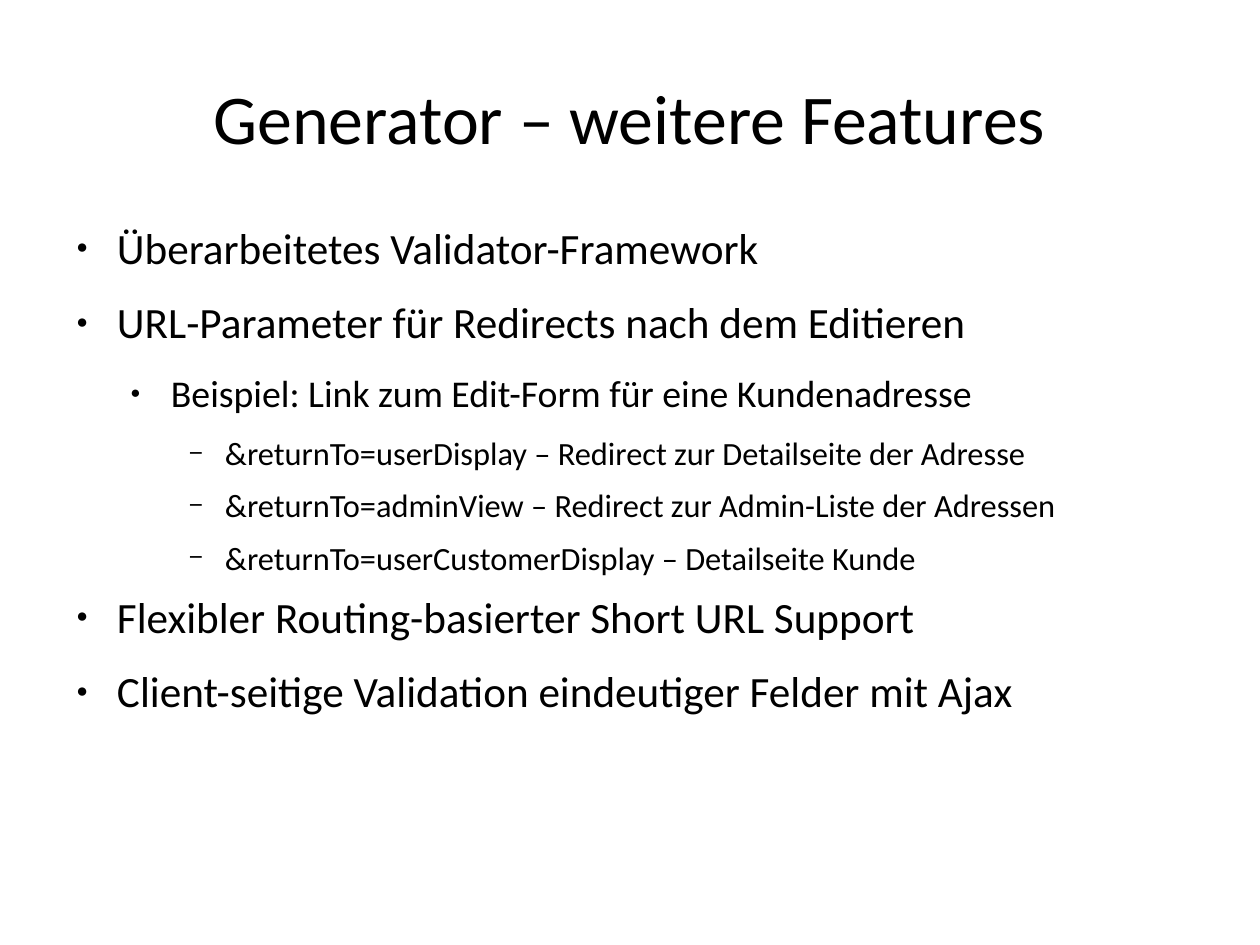
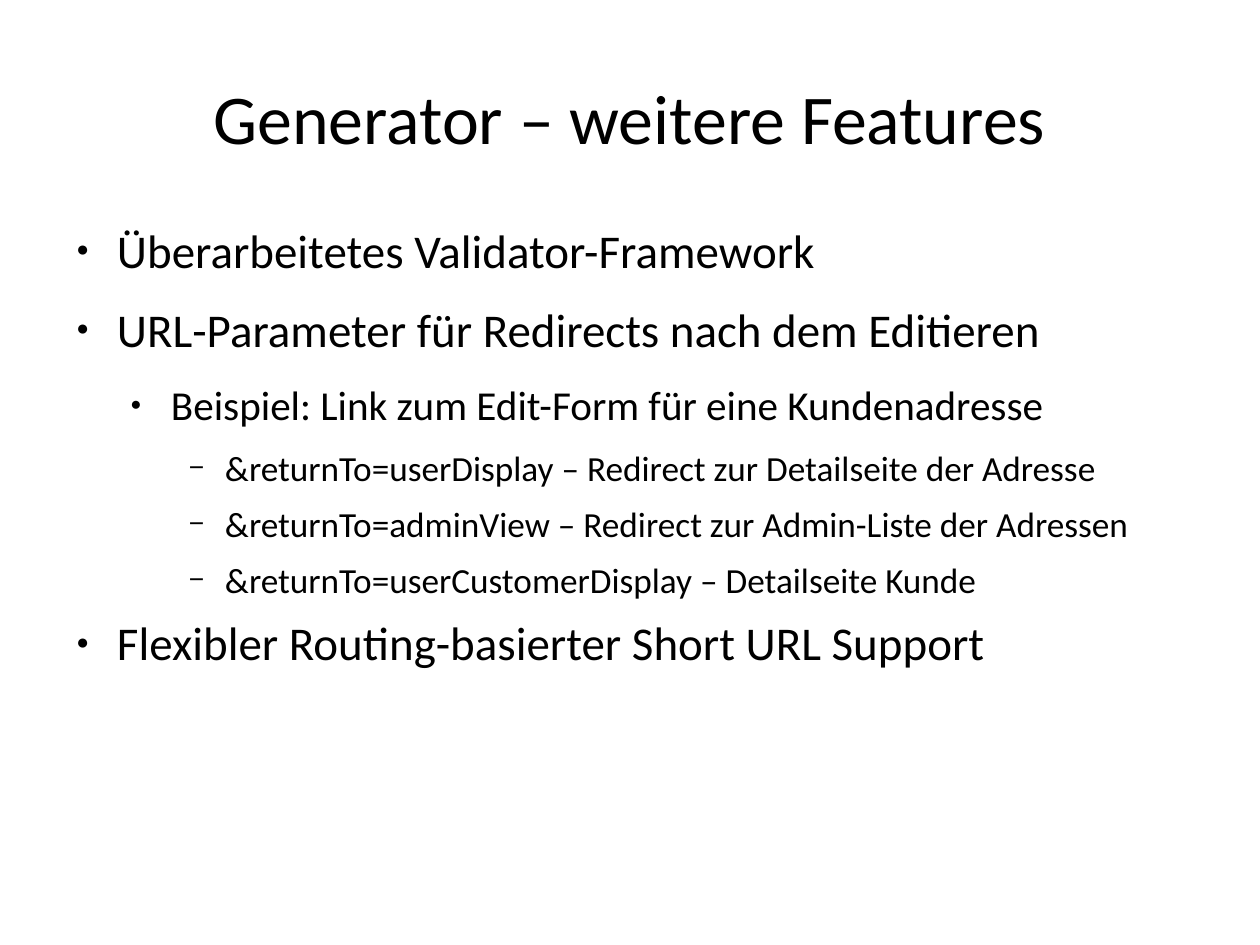
Before and after one commit to Guite/MostHelp, a slide deck: slide 18 of resources/presentations/news_in_most_052/most_052_news_camp_zikula_2011_de.odp. Drawn at 1260x945 pixels with LibreOffice and Linux fonts; fonts in the diff are those of the drawing; background and template pictures are left out. Boxes give left, top, right and bottom in pixels: in the first picture for what was removed or moved away, otherwise in the second. Text is boxed around its words. In the diff, an @@ line names an element or a change of style, - is before the commit and + after.

```diff
--- a/resources/presentations/news_in_most_052/most_052_news_camp_zikula_2011_de.odp
+++ b/resources/presentations/news_in_most_052/most_052_news_camp_zikula_2011_de.odp
@@ text "Überarbeitetes Validator-Framework" at [117,230,1128,668]: size 27.2 to 29.6 pt in "Überarbeitetes Validator-Framework", "URL-Parameter für Redirects nach dem Editieren", "Flexibler Routing-basierter Short URL Support"; size 23.8 to 25.9 pt in "Beispiel: Link zum Edit-Form für eine Kundenadresse"; size 20.4 to 22.2 pt in "&returnTo=userDisplay – Redirect zur Detailseite der Adresse", "&returnTo=adminView – Redirect zur Admin-Liste der Adressen", "&returnTo=userCustomerDisplay – Detailseite Kunde" @@
@@ text at [117,677,1012,715]: paragraph removed @@
-● Client-seitige Validation eindeutiger Felder mit Ajax
```
Also in this commit, not shown: 2 other slides changed, 7 other files.
